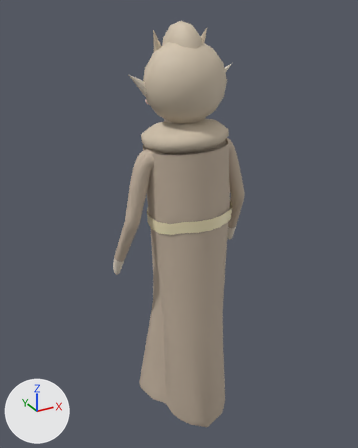
The glTF model creatures/models/people/fae_owl.gltf: old version first, new version second.
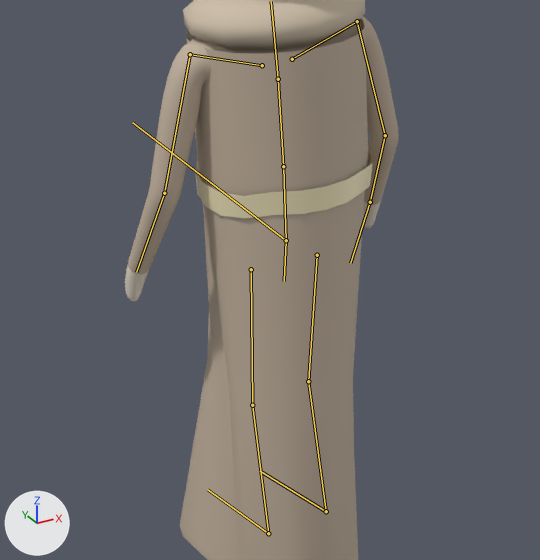
Old and new are each drawn whole from a 50 mm camera at (-0.883, -1.45, 1.543) aimed at (-0.049, 0.065, 0.785) and again close up on the part from 15% to 87% of the width and 29% to 89% of the height. Arrows for +X, +Y and +Z are at lower left; the lights stay in place. The first two pictures are the older version. Both versions are drawn at frame 112 of the action 'idle'; the numbers are the values there. The bones that change, and the others that lie on the model, are drawn over the model as lines in the close-ups.

Objects in the first close-up: 'fae_owl'.
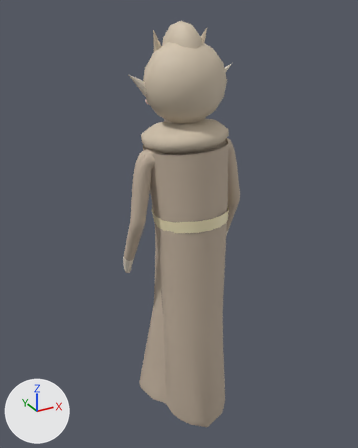
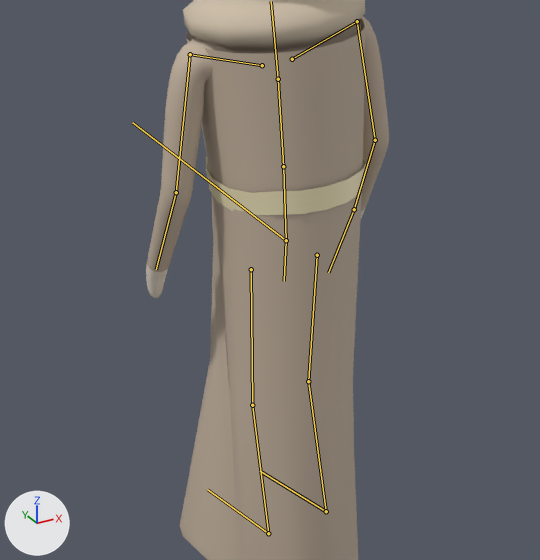
What differs and where, as boxes [x1, y1, x2, y2] in the close-ups (540 x 560 px):
```json
{"object": "fae_owl", "change": "posed", "before": [125, 0, 399, 560], "after": [146, 0, 389, 560]}
{"bone": "arm_l", "before": "(190, 54) to (164, 193)", "after": "(190, 54) to (176, 192)"}
{"bone": "arm_r", "before": "(357, 21) to (385, 135)", "after": "(357, 21) to (375, 140)"}
```

The change, as JSON lines over the scene's bpy script:
```json
{"block": "bone_arm_l", "where": "bone_arm_l = bpy.data.objects['Rig'].pose.bones['arm_l']  # child of 'clav_l'"}
{"op": "set", "path": "bone_arm_l.rotation_quaternion", "old": "(0.999, -0.017, -0.001, 0.03)", "new": "(1.0, -0.017, 0.0, -0.015)", "note": "degrees (-2, 0, 3) -> degrees (-2, 0, -2)"}
{"block": "bone_arm_r", "where": "bone_arm_r = bpy.data.objects['Rig'].pose.bones['arm_r']  # child of 'clav_r'"}
{"op": "set", "path": "bone_arm_r.rotation_quaternion", "old": "(1.0, -0.007, 0.0, -0.03)", "new": "(1.0, -0.007, 0.0, 0.015)", "note": "degrees (-1, 0, -3) -> degrees (-1, 0, 2)"}
```
